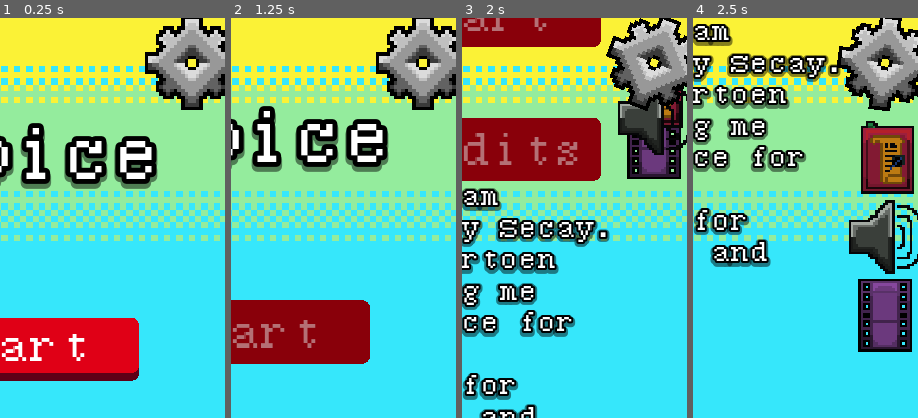
Above: before the commit, frames 1-4 (left to right).
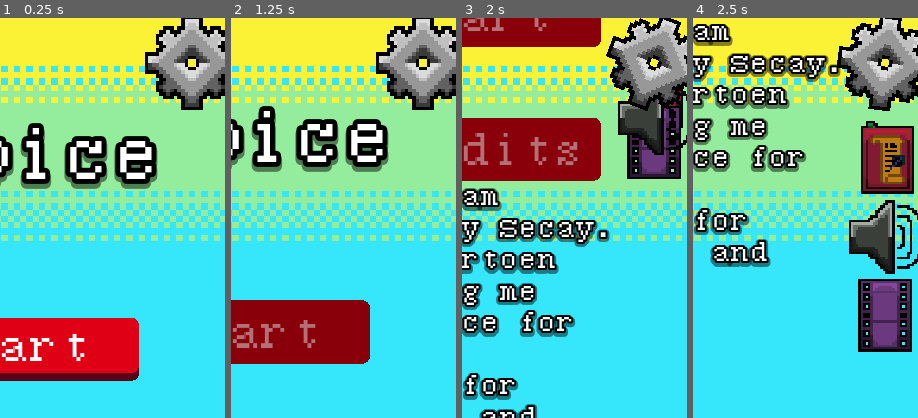
Above: after the commit, the same moments.

Repository: Secay25/DnDDiceRoller
Game: Godot game, scene res://Scenes/game.tscn
Same seed, same stepped clock (60 frames per second), same inputs: the game is played once before the commit and once after it.
Inputs (mouse positions are % of the whole screen's width and height, from its top left):
- Up to frame 1 (0.25 s): no input
- Up to frame 2 (1.25 s): click "Credits" at 0.5 s
- Up to frame 3 (2 s): click (90, 6) at 1.25 s
- Up to frame 4 (2.5 s): click "Start" at 2 s
The pictures show only the part of the screen within x 47-97%, y 0-50%; the shares and areas given below are measured in that part.

Frames 1-2 are identical in both runs. In frame 3, 0.3% of the frame differs, in the area x 89-97%, y 22-28%; in frame 4, nothing differs.

Commit message:
Added BookButton last icons, made the bookpanel move into screen and off screen. Cleaned up the animationSkip code.

Diff:
--- a/Resources/PanelBook.tres
+++ b/Resources/PanelBook.tres
@@ -1,9 +1,9 @@
 [gd_resource type="StyleBoxFlat" format=3 uid="uid://42stf2ibsr3a"]
 
 [resource]
-bg_color = Color(0.780392, 0.682353, 0.623529, 1)
+bg_color = Color(0.823529, 0.705882, 0.521569, 1)
 border_width_right = 40
-border_color = Color(0.533333, 0.25098, 0, 1)
+border_color = Color(0.705882, 0.12549, 0.164706, 1)
 corner_radius_top_right = 100
 corner_radius_bottom_right = 100
 corner_detail = 20
--- a/Scenes/game.tscn
+++ b/Scenes/game.tscn
@@ -15,13 +15,15 @@
 [ext_resource type="Texture2D" uid="uid://dyw43lus04np5" path="res://Art/Settings/Speaker/DisabledSpeaker.png" id="8_vut64"]
 [ext_resource type="Texture2D" uid="uid://wyje5gx80pwy" path="res://Art/DiceSettings/DiceMultiplier/DiceMultiplierHover.png" id="9_6dsib"]
 [ext_resource type="Texture2D" uid="uid://uj0fodyn5s3d" path="res://Art/Settings/Book/Book.png" id="9_h8um5"]
-[ext_resource type="Texture2D" uid="uid://cu47og2si3d1p" path="res://Art/Settings/Book/Book Dark.png" id="9_qt6e2"]
+[ext_resource type="Texture2D" uid="uid://cu47og2si3d1p" path="res://Art/Settings/Book/BookDark.png" id="9_qt6e2"]
 [ext_resource type="Texture2D" uid="uid://dqbij0g42wt5k" path="res://Art/DiceSettings/DiceMultiplier/DiceMultiplierDisabled.png" id="10_j7ajj"]
 [ext_resource type="Texture2D" uid="uid://cqv3rx704irn1" path="res://Art/Settings/Speaker/SpeakerHover.png" id="12_b1oju"]
 [ext_resource type="Texture2D" uid="uid://bp0pt4xmbvpoh" path="res://Art/Settings/Cassette tape/CassetteTapeNormal.png" id="13_a6l0u"]
 [ext_resource type="Texture2D" uid="uid://dj6i2aba3abqu" path="res://Art/Settings/Cassette tape/CassetteTapeNormalHover.png" id="14_vj3rc"]
 [ext_resource type="Texture2D" uid="uid://c3nh1iyjdybpw" path="res://Art/Settings/Cassette tape/CassetteTapeNormalDisabled.png" id="15_0p1mn"]
 [ext_resource type="Texture2D" uid="uid://d3j0wwd84m7rh" path="res://Art/Settings/Cogwheel/CogwheelHover.png" id="15_sswkl"]
+[ext_resource type="Texture2D" uid="uid://b2nasoet1tth0" path="res://Art/Settings/Book/BookHover.png" id="17_3aykt"]
+[ext_resource type="Texture2D" uid="uid://bbgds7136x4x8" path="res://Art/Settings/Book/BookPressed.png" id="17_x3to1"]
 [ext_resource type="StyleBox" uid="uid://42stf2ibsr3a" path="res://Resources/PanelBook.tres" id="23_5yi5t"]
 
 [node name="Main" type="Control"]
@@ -40,6 +42,7 @@
 grow_vertical = 2
 
 [node name="Background" type="TextureRect" parent="UI"]
+z_index = -100
 layout_mode = 1
 anchors_preset = 15
 anchor_right = 1.0
@@ -101,7 +104,7 @@
 theme_override_colors/font_color = Color(1, 1, 1, 1)
 text = "Credits"
 
-[node name="GameMenu" type="Control" parent="UI"]
+[node name="GameMenu" type="Control" parent="UI" node_paths=PackedStringArray("settings")]
 layout_mode = 1
 anchors_preset = 15
 anchor_right = 1.0
@@ -111,6 +114,7 @@
 grow_horizontal = 2
 grow_vertical = 2
 script = ExtResource("4_kp3ou")
+settings = NodePath("../Settings")
 
 [node name="RemoveOnceDone" type="ColorRect" parent="UI/GameMenu"]
 layout_mode = 1
@@ -221,7 +225,7 @@
  Enjoy!"
 label_settings = ExtResource("7_kldmu")
 
-[node name="Settings" type="Control" parent="UI" node_paths=PackedStringArray("settingsButton", "historyButton", "muteButton", "cassetteTapeButton")]
+[node name="Settings" type="Control" parent="UI" node_paths=PackedStringArray("settingsButton", "historyButton", "muteButton", "cassetteTapeButton", "historyBook", "bookQuitTop", "bookQuitBottom")]
 layout_mode = 1
 anchors_preset = 1
 anchor_left = 1.0
@@ -234,6 +238,9 @@
 historyButton = NodePath("Book")
 muteButton = NodePath("Speaker")
 cassetteTapeButton = NodePath("CassetteTape")
+historyBook = NodePath("History")
+bookQuitTop = NodePath("Book/BookQuitButtonTop")
+bookQuitBottom = NodePath("Book/BookQuitButtonBottom")
 
 [node name="CassetteTape" type="TextureButton" parent="UI/Settings"]
 visible = false
@@ -249,21 +256,6 @@
 ignore_texture_size = true
 stretch_mode = 0
 
-[node name="Book" type="TextureButton" parent="UI/Settings"]
-visible = false
-layout_mode = 0
-offset_left = -10.0
-offset_top = 10.0
-offset_right = 90.0
-offset_bottom = 110.0
-pivot_offset = Vector2(50, 50)
-disabled = true
-toggle_mode = true
-texture_normal = ExtResource("9_h8um5")
-texture_disabled = ExtResource("9_qt6e2")
-ignore_texture_size = true
-stretch_mode = 0
-
 [node name="Speaker" type="TextureButton" parent="UI/Settings"]
 visible = false
 layout_mode = 1
@@ -308,7 +300,42 @@
 ignore_texture_size = true
 stretch_mode = 0
 
-[node name="Panel" type="Panel" parent="UI/Settings"]
+[node name="Book" type="TextureButton" parent="UI/Settings"]
+visible = false
+z_index = -1
+layout_mode = 0
+offset_left = -10.0
+offset_top = 10.0
+offset_right = 90.0
+offset_bottom = 110.0
+pivot_offset = Vector2(50, 50)
+disabled = true
+toggle_mode = true
+texture_normal = ExtResource("9_h8um5")
+texture_pressed = ExtResource("17_x3to1")
+texture_hover = ExtResource("17_3aykt")
+texture_disabled = ExtResource("9_qt6e2")
+ignore_texture_size = true
+stretch_mode = 0
+
+[node name="BookQuitButtonTop" type="Button" parent="UI/Settings/Book"]
+visible = false
+modulate = Color(1, 1, 1, 0)
+layout_mode = 0
+offset_left = -11.0
+offset_top = -200.0
+offset_right = 110.0
+
+[node name="BookQuitButtonBottom" type="Button" parent="UI/Settings/Book"]
+visible = false
+modulate = Color(1, 1, 1, 0)
+layout_mode = 0
+offset_left = -11.0
+offset_top = 100.0
+offset_right = 110.0
+offset_bottom = 924.0
+
+[node name="History" type="Panel" parent="UI/Settings"]
 layout_mode = 1
 anchors_preset = 15
 anchor_right = 1.0
@@ -319,6 +346,67 @@
 grow_horizontal = 2
 grow_vertical = 2
 theme_override_styles/panel = ExtResource("23_5yi5t")
+
+[node name="Book Bendy Part" type="ColorRect" parent="UI/Settings/History"]
+layout_mode = 1
+anchors_preset = 9
+anchor_bottom = 1.0
+offset_right = 188.0
+grow_vertical = 2
+color = Color(0.545098, 0.462745, 0.341176, 1)
+
+[node name="Horizontal Line" type="ColorRect" parent="UI/Settings/History"]
+layout_mode = 0
+offset_left = 188.0
+offset_top = 108.0
+offset_right = 537.0
+offset_bottom = 122.0
+color = Color(0, 0, 0, 1)
+
+[node name="BookTitle" type="Label" parent="UI/Settings/History"]
+layout_mode = 0
+offset_left = 213.0
+offset_top = 32.0
+offset_right = 388.0
+offset_bottom = 70.0
+text = "History"
+label_settings = ExtResource("7_kldmu")
+
+[node name="Entries" type="Control" parent="UI/Settings/History"]
+anchors_preset = 0
+offset_left = 198.0
+offset_top = 132.0
+offset_right = 521.0
+offset_bottom = 959.0
+
+[node name="VScrollBar" type="VScrollBar" parent="UI/Settings/History/Entries"]
+layout_mode = 1
+anchors_preset = 11
+anchor_left = 1.0
+anchor_right = 1.0
+anchor_bottom = 1.0
+offset_left = -52.0
+offset_top = 8.0
+offset_right = -3.0
+offset_bottom = -200.0
+grow_horizontal = 0
+grow_vertical = 2
+max_value = 20.0
+step = 1.0
+page = 1.0
+
+[node name="HistoryExplanation" type="Label" parent="UI/Settings/History/Entries"]
+layout_mode = 0
+offset_right = 250.0
+offset_bottom = 284.0
+text = "You have
+yet to
+roll a
+dice. Roll
+a dice to
+view your
+history."
+label_settings = ExtResource("7_kldmu")
 
 [connection signal="pressed" from="UI/StartMenu/VBoxContainer/Start" to="UI/StartMenu" method="_onStartPressed"]
 [connection signal="pressed" from="UI/StartMenu/VBoxContainer/Credits" to="UI/StartMenu" method="_onCreditsPressed"]
@@ -326,3 +414,6 @@
 [connection signal="pressed" from="UI/Settings/CassetteTape" to="UI/Settings" method="_onCassetteTapePressed"]
 [connection signal="pressed" from="UI/Settings/Speaker" to="UI/Settings" method="_onSpeakerPressed"]
 [connection signal="pressed" from="UI/Settings/Cogwheel" to="UI/Settings" method="_onCogwheelPressed"]
+[connection signal="toggled" from="UI/Settings/Book" to="UI/Settings" method="_onBookToggled"]
+[connection signal="pressed" from="UI/Settings/Book/BookQuitButtonTop" to="UI/Settings" method="_onButtonPressed"]
+[connection signal="pressed" from="UI/Settings/Book/BookQuitButtonBottom" to="UI/Settings" method="_onButtonPressed"]
--- a/Scripts/SceneScripts/gameMenu.gd
+++ b/Scripts/SceneScripts/gameMenu.gd
@@ -8,9 +8,14 @@
 @export var middleHoleD100: Polygon2D
 @export var bottomHoleD10: Polygon2D
 @export var bottomHoleD100: Polygon2D
+@export var settings: Control
 
 func _ready() -> void:
+	#ALERT REMOVE CODE ONCE NODE IS REMOVED!
 	$RemoveOnceDone.visible = false
 
 func MainStarted() -> void:
 	Global.rolled = true
+
+	if settings.rolledUp:
+		settings.historyButton.disabled = false
--- a/Scripts/SceneScripts/settings.gd
+++ b/Scripts/SceneScripts/settings.gd
@@ -6,6 +6,9 @@
 @export var historyButton: TextureButton
 @export var muteButton: TextureButton
 @export var cassetteTapeButton: TextureButton
+@export var historyBook: Panel
+@export var bookQuitTop: Button
+@export var bookQuitBottom: Button
 @onready var buttonOrigins: float = muteButton.position.y
 @onready var historyActivePos: float = buttonOrigins + 125
 @onready var muteActivePos: float = buttonOrigins + 225
@@ -56,13 +59,15 @@
 		cassetteTapeButton.disabled = !turnOn
 
 	if Global.rolled:
-		#INFO Will work on this later!
-		#historyButton.disabled = !turnOn
-		pass
+		historyButton.disabled = !turnOn
 
 #region Signals
 func _onCogwheelPressed() -> void:
+	var rollOutDuration = ROLLOUTDUR
 	var tween: Tween = create_tween()
+
+	if Global.animationSkip:
+		rollOutDuration = Global.ANIMSKIPDUR
 
 	if !rolledUp:
 		#pressed
@@ -76,21 +81,15 @@
 		muteButton.show()
 		historyButton.show()
 		cassetteTapeButton.show()
-
-		if !Global.animationSkip:
-			tween.set_parallel()
-			tween.tween_property(muteButton,"position:y",muteActivePos,ROLLOUTDUR).set_trans(Tween.TRANS_QUINT).set_ease(Tween.EASE_IN_OUT)
-			tween.tween_property(historyButton,"position:y",historyActivePos,ROLLOUTDUR).set_trans(Tween.TRANS_QUINT).set_ease(Tween.EASE_IN_OUT)
-			tween.tween_property(cassetteTapeButton,"position:y",cassetteTapeActivePos,ROLLOUTDUR).set_trans(Tween.TRANS_QUINT).set_ease(Tween.EASE_IN_OUT)
-			tween.tween_property(settingsButton,"rotation",-FULLROT,ROLLOUTDUR).set_trans(Tween.TRANS_QUINT)
-			tween.chain().tween_callback(ChangeSprites.bind(cogwheelPressed,cogwheelPressedHover))
-		else:
-			muteButton.position.y = muteActivePos
-			historyButton.position.y = historyActivePos
-			cassetteTapeButton.position.y = cassetteTapeActivePos
-			ChangeSprites(cogwheelPressed,cogwheelPressedHover)
+		tween.set_parallel()
+		tween.tween_property(muteButton,"position:y",muteActivePos,rollOutDuration).set_trans(Tween.TRANS_QUINT).set_ease(Tween.EASE_IN_OUT)
+		tween.tween_property(historyButton,"position:y",historyActivePos,rollOutDuration).set_trans(Tween.TRANS_QUINT).set_ease(Tween.EASE_IN_OUT)
+		tween.tween_property(cassetteTapeButton,"position:y",cassetteTapeActivePos,rollOutDuration).set_trans(Tween.TRANS_QUINT).set_ease(Tween.EASE_IN_OUT)
+		tween.tween_property(settingsButton,"rotation",-FULLROT,rollOutDuration).set_trans(Tween.TRANS_QUINT)
+		tween.chain().tween_callback(ChangeSprites.bind(cogwheelPressed,cogwheelPressedHover))
 	else:
 		#not pressed
+
 		if !Global.animationPlaying:
 			cassetteTapeButton.disabled = true
 
@@ -98,19 +97,12 @@
 		settingsButton.disabled = true
 		muteButton.disabled = true
 		historyButton.disabled = true
-
-		if !Global.animationSkip:
-			tween.set_parallel()
-			tween.tween_property(muteButton,"position:y",buttonOrigins,ROLLOUTDUR).set_trans(Tween.TRANS_QUINT).set_ease(Tween.EASE_IN_OUT)
-			tween.tween_property(historyButton,"position:y",buttonOrigins,ROLLOUTDUR).set_trans(Tween.TRANS_QUINT).set_ease(Tween.EASE_IN_OUT)
-			tween.tween_property(cassetteTapeButton,"position:y",buttonOrigins,ROLLOUTDUR).set_trans(Tween.TRANS_QUINT).set_ease(Tween.EASE_IN_OUT)
-			tween.tween_property(settingsButton,"rotation",FULLROT,ROLLOUTDUR).set_trans(Tween.TRANS_QUINT)
-			tween.chain().tween_callback(ChangeSprites.bind(cogwheelNormal,cogwheelHover,false))
-		else:
-			muteButton.position.y = buttonOrigins
-			historyButton.position.y = buttonOrigins
-			cassetteTapeButton.position.y = buttonOrigins
-			ChangeSprites(cogwheelNormal,cogwheelHover,false)
+		tween.set_parallel()
+		tween.tween_property(muteButton,"position:y",buttonOrigins,rollOutDuration).set_trans(Tween.TRANS_QUINT).set_ease(Tween.EASE_IN_OUT)
+		tween.tween_property(historyButton,"position:y",buttonOrigins,rollOutDuration).set_trans(Tween.TRANS_QUINT).set_ease(Tween.EASE_IN_OUT)
+		tween.tween_property(cassetteTapeButton,"position:y",buttonOrigins,rollOutDuration).set_trans(Tween.TRANS_QUINT).set_ease(Tween.EASE_IN_OUT)
+		tween.tween_property(settingsButton,"rotation",FULLROT,rollOutDuration).set_trans(Tween.TRANS_QUINT)
+		tween.chain().tween_callback(ChangeSprites.bind(cogwheelNormal,cogwheelHover,false))
 
 func _onSpeakerPressed() -> void:
 	if Global.sfx:
@@ -138,3 +130,28 @@
 		cassetteTapeButton.texture_hover = cassetteTapeNormalHover
 		cassetteTapeButton.texture_disabled = cassetteTapeNormalHover
 #endregion
+
+func _onBookToggled(toggled_on: bool) -> void:
+	var rollOutDur: float = ROLLOUTDUR
+	var tween: Tween = create_tween()
+
+	if Global.animationSkip:
+		rollOutDur = Global.ANIMSKIPDUR
+
+	if toggled_on:
+		cassetteTapeButton.disabled = true
+		muteButton.disabled = true
+		settingsButton.disabled = true
+		bookQuitTop.visible = true
+		bookQuitBottom.visible = true
+		tween.tween_property(historyBook,"position:x",BOOKACTIVEPOS,rollOutDur).set_trans(Tween.TRANS_QUART)
+	else:
+		cassetteTapeButton.disabled = false
+		muteButton.disabled = false
+		settingsButton.disabled = false
+		bookQuitTop.visible = false
+		bookQuitBottom.visible = false
+		tween.tween_property(historyBook,"position:x",BOOKORIGINPOS,rollOutDur).set_trans(Tween.TRANS_QUART)
+
+func _onButtonPressed() -> void:
+	historyButton.button_pressed = false
--- a/Scripts/SceneScripts/startMenu.gd
+++ b/Scripts/SceneScripts/startMenu.gd
@@ -9,24 +9,21 @@
 const SWOOPDUR: Array[int] = [3,2]
 
 func StartRolling(firstObject: Control,secondObject: Control,targetPosFirst: Vector2,targetPosSecond: Vector2,mainStarted: bool = false) -> void:
+	var swoopingDur: Array[float] = [SWOOPDUR[0],SWOOPDUR[1]]
+
+	if Global.animationSkip:
+		swoopingDur = [Global.ANIMSKIPDUR,Global.ANIMSKIPDUR]
+
 	startButton.disabled = true
 	creditsButton.disabled = true
+	var tween: Tween = create_tween().bind_node(self)
+	tween.set_parallel()
+	tween.set_trans(Tween.TRANS_QUART)
+	tween.tween_property(firstObject,"position",targetPosFirst,swoopingDur[0])
+	tween.tween_property(secondObject,"position",targetPosSecond,swoopingDur[1])
 
-	if !Global.animationSkip:
-		var tween: Tween = create_tween().bind_node(self)
-		tween.set_parallel()
-		tween.set_trans(Tween.TRANS_QUART)
-		tween.tween_property(firstObject,"position",targetPosFirst,SWOOPDUR[0])
-		tween.tween_property(secondObject,"position",targetPosSecond,SWOOPDUR[1])
-
-		if mainStarted:
-			tween.chain().tween_callback(RollingStarted)
-	else:
-		firstObject.position = targetPosFirst
-		secondObject.position = targetPosSecond
-
-		if mainStarted:
-			RollingStarted()
+	if mainStarted:
+		tween.chain().tween_callback(RollingStarted)
 
 func RollingStarted() -> void:
 	gameMenuControl.MainStarted()
--- a/Scripts/global.gd
+++ b/Scripts/global.gd
@@ -6,3 +6,4 @@
 var rolled: bool = false
 var animationSkip: bool = false
 var animationPlaying: bool = false
+const ANIMSKIPDUR: float = 0.01
Binary file changed: Art/Settings/Book/Book.aseprite
Renamed: Art/Settings/Book/Book Dark.png -> Art/Settings/Book/BookDark.png
Not shown, added: Art/Settings/Book/BookDark.png.import
Binary file added: Art/Settings/Book/BookHover.png
Not shown, changed: Art/Settings/Book/BookHover.png.import
Binary file added: Art/Settings/Book/BookPressed.png
Not shown, added: Art/Settings/Book/BookPressed.png.import
Not shown: 1 places in Scenes/game.tscn that only renumber resources
